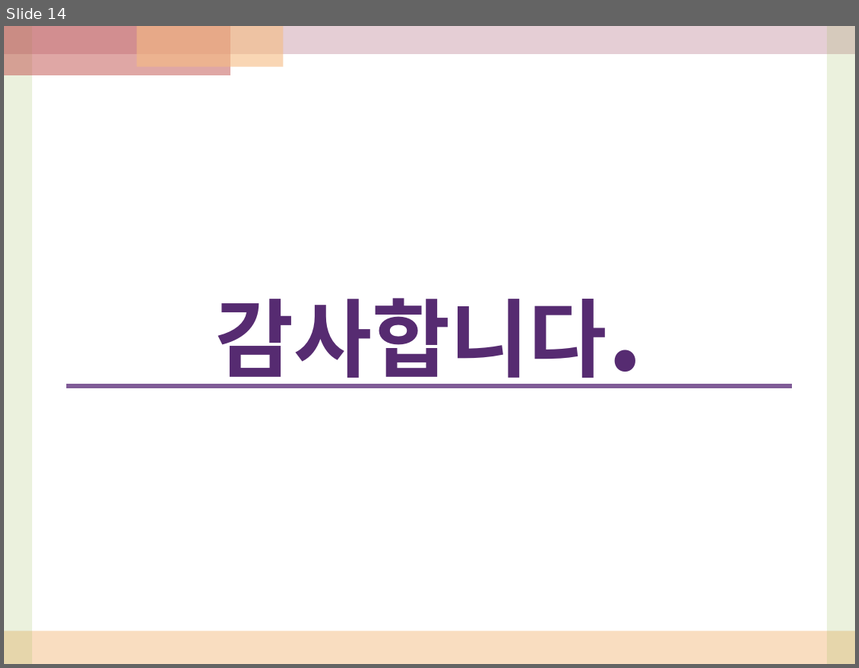
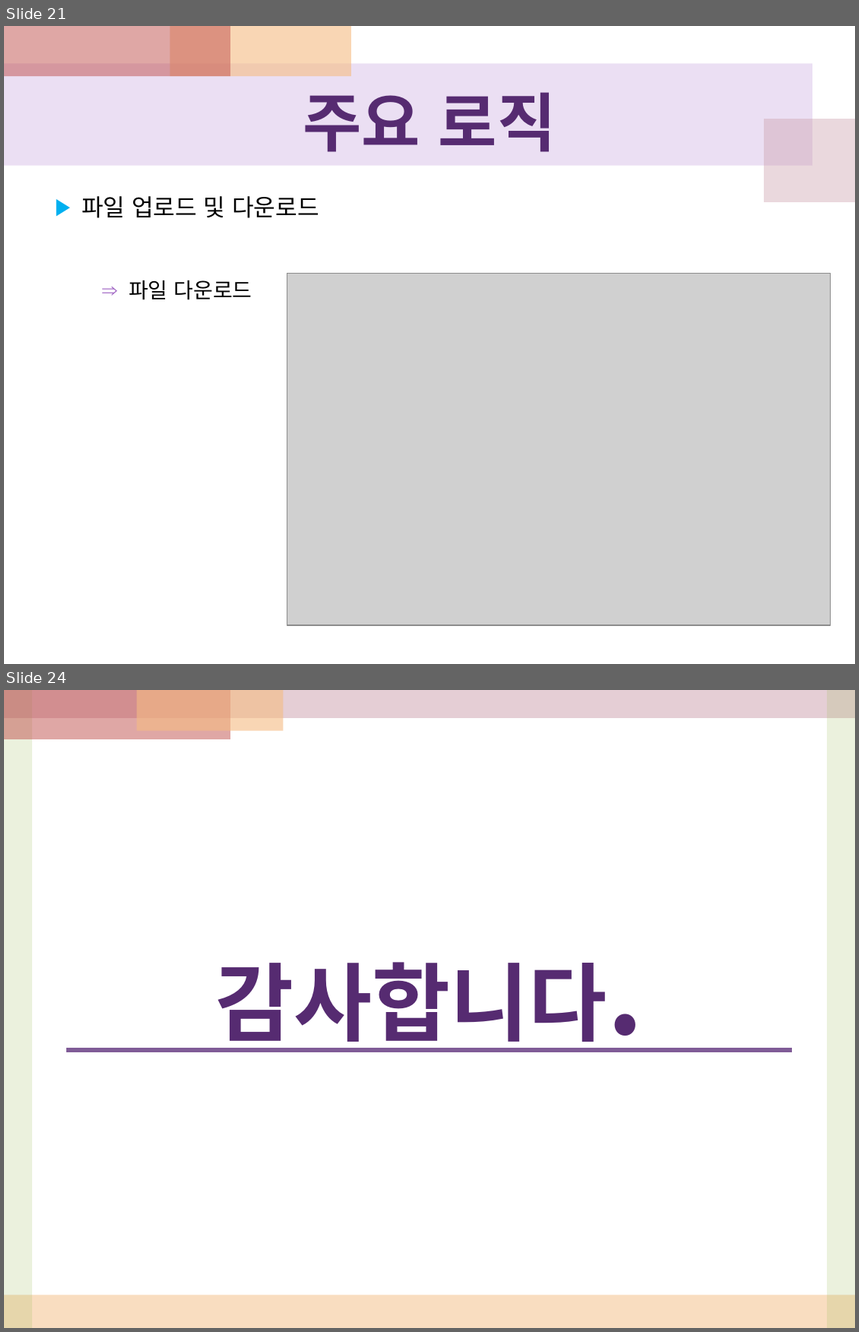
Before and after one commit to JunhyeokKim/javarajob, a slide deck: WebContent/doc/term04(6.1~6.30)/[6조]_term04_170706_javarajob_final.pptx. Shown one above the other, each under a label of ours: slide 14 before the commit, slides 21 and 24 after it; the slides between them are not shown. The pictures are 859x668 and 859x1332 pixels, drawn with LibreOffice and Linux fonts; fonts in the diff are those of the drawing; grey boxes stand for pictures. Boxes give left, top, right and bottom in pixels: in the first picture for what was removed or moved away, otherwise in the second. Text is boxed around its words. In the diff, an @@ line names an element or a change of style, - is before the commit and + after.

```diff
--- a/WebContent/doc/term04(6.1~6.30)/[6조]_term04_170706_javarajob_final.pptx
+++ b/WebContent/doc/term04(6.1~6.30)/[6조]_term04_170706_javarajob_final.pptx
@@ slide 21 added at box(4, 26, 855, 664), background #FFFFFF @@
@@ rectangle added at box(4, 26, 230, 76), fill #C0504D at 50% opacity @@
@@ rectangle added at box(170, 26, 351, 76), fill #F5BC83 at 60% opacity @@
@@ rectangle added at box(4, 63, 813, 166), fill #BF98D8 at 30% opacity @@
@@ title added at box(303, 92, 557, 152), 54 pt, text #562B71, bold @@
+주요 로직
@@ rectangle added at box(764, 119, 855, 202), fill #CC9EAC at 40% opacity @@
@@ text added at box(82, 196, 319, 218), 20 pt, text #000000 @@
+▶ 파일 업로드 및 다운로드
@@ picture added at box(287, 273, 831, 625) @@
@@ text added at box(129, 281, 252, 300), 18 pt, text #000000 @@
+⇒ 파일 다운로드
@@ what was slide 14 is now slide 24 @@
```
Also in this commit, not shown: 10 slides changed, 11 other slides added, 2 slides removed, 30 other files.
